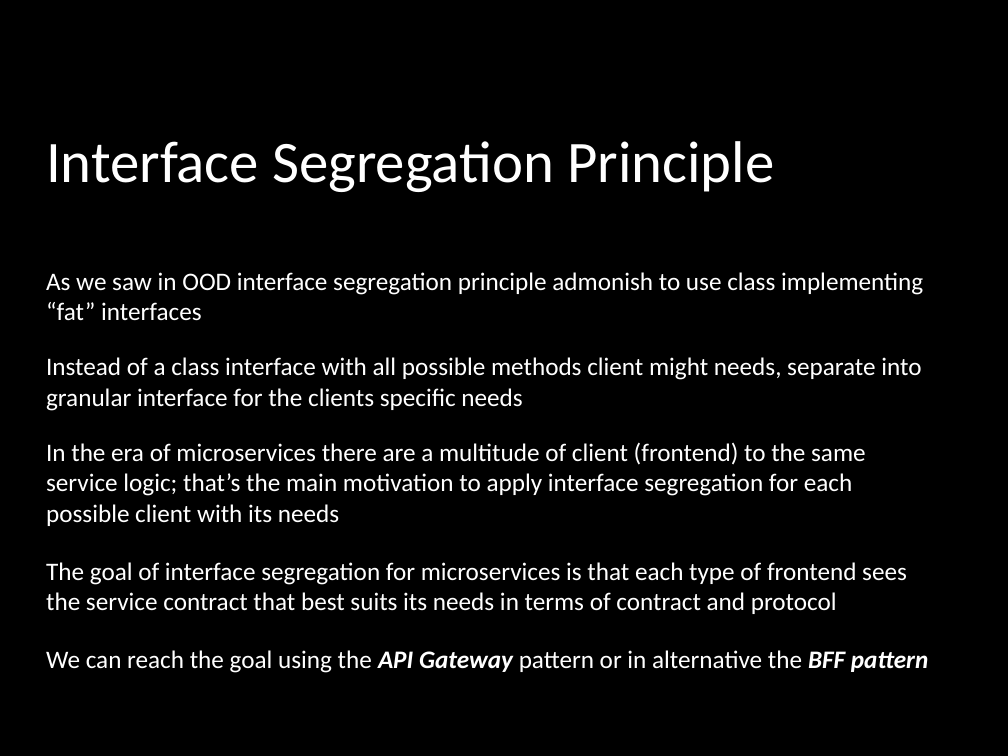
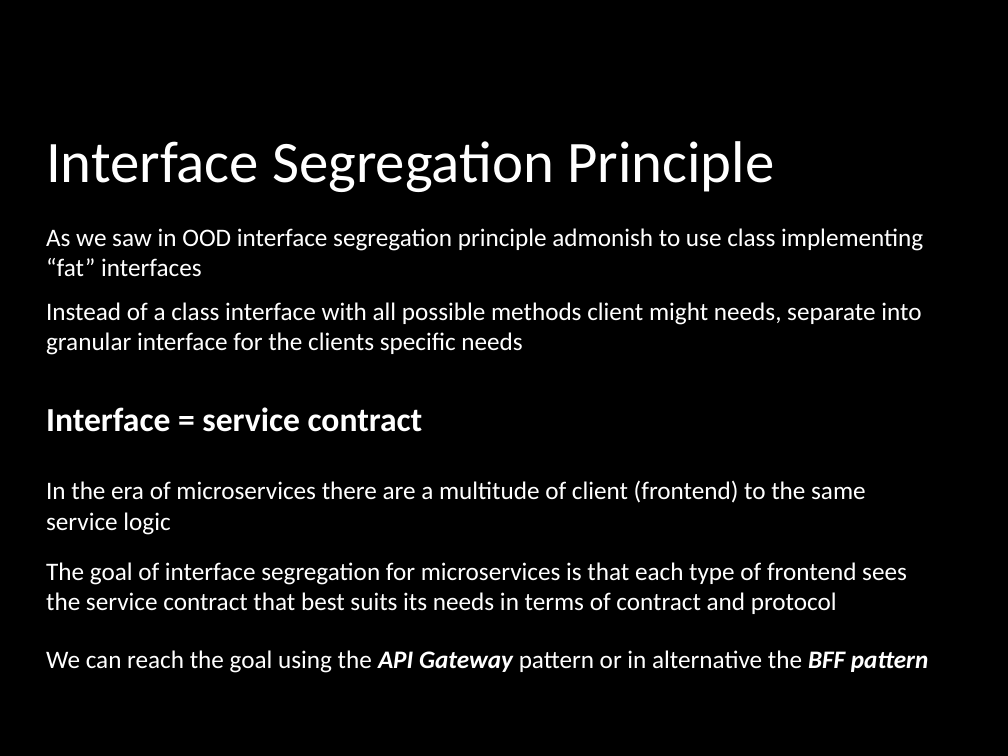
Before and after one commit to FrancoMelandri/SOLID, a slide deck: slide 38 of docs/solid.pptx. Drawn at 1008x756 pixels with LibreOffice and Linux fonts; fonts in the diff are those of the drawing. Boxes give left, top, right and bottom in pixels: in the first picture for what was removed or moved away, otherwise in the second. Text is boxed around its words. In the diff, an @@ line names an element or a change of style, - is before the commit and + after.

```diff
--- a/docs/solid.pptx
+++ b/docs/solid.pptx
@@ text "As we saw in OOD ...": place and size @@
-text "As we saw in OOD ..." at box(46, 272, 923, 321)
+text "As we saw in OOD ..." at box(46, 228, 923, 277)
@@ text "Instead of a class interface ...": place and size @@
-text "Instead of a class interface ..." at box(46, 357, 921, 411)
+text "Instead of a class interface ..." at box(46, 302, 921, 355)
@@ text added at box(46, 407, 423, 432), 24 pt, text #FFFFFF, bold @@
+Interface = service contract
@@ text at box(46, 480, 866, 535): text changed @@
-In the era of microservices there are a multitude of client (frontend) to the same service logic; that’s the main motivation to apply interface segregation for each possible client with its needs
+In the era of microservices there are a multitude of client (frontend) to the same service logic
```
Also in this commit, not shown: 5 other slides changed.
